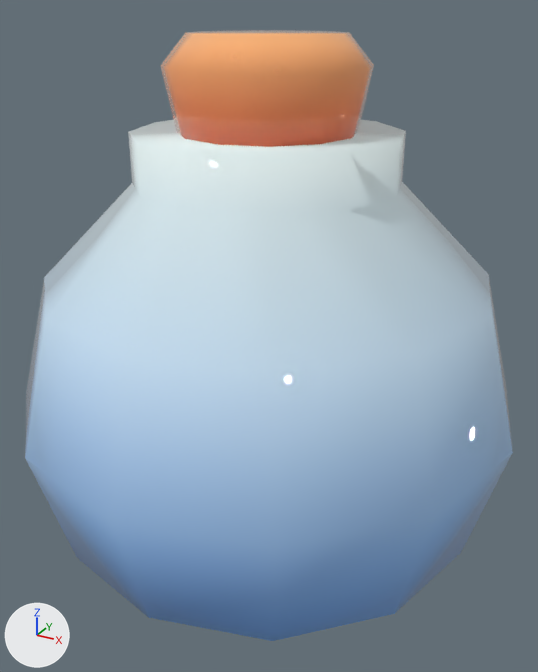
An edit to the glTF model public/glb/potion.glb, drawn before and after from the same camera.
One viewpoint serves both versions: a 50 mm lens placed at (0.324, -0.586, 0.352), pointed at (-0.001, 0.005, 0.057). Every picture has the same lights, and +X, +Y and +Z are marked at lower left. The picture after the commit comes second. Where no turn or scale is listed for an object, it has been applied to the vertices. Vertices at exactly the same position are counted once.

Objects in the first picture: 'Potion'.
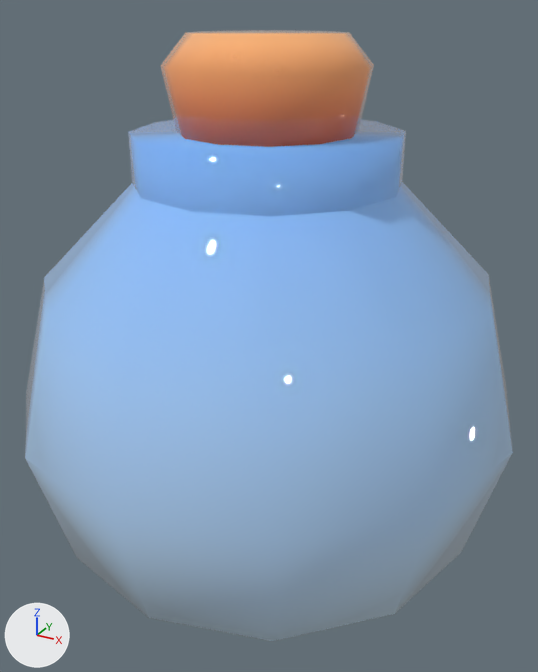
Where the change shows, as pixel boxes [x1, y1, x2, y2] in the pictures (538 x 672 px):
part 1 of me_sphere_002, surface changed
    both: [25, 120, 501, 641]

Edits to the bpy script that builds the scene:
```text
Change me_sphere_002:
    where me_sphere_002.from_pydata(...)  # 171 vertices, 330 faces; spans x -0.242..0.242, y -0.242..0.242, z -0.242..0.334
    used by ob_potion; location = (0.0, 0.0, 0.0)
    me_sphere_002 part 1: 142 kept faces spanning x -0.242..0.242, y -0.242..0.242, z -0.242..0.254 get new texture (UV) coordinates
```
